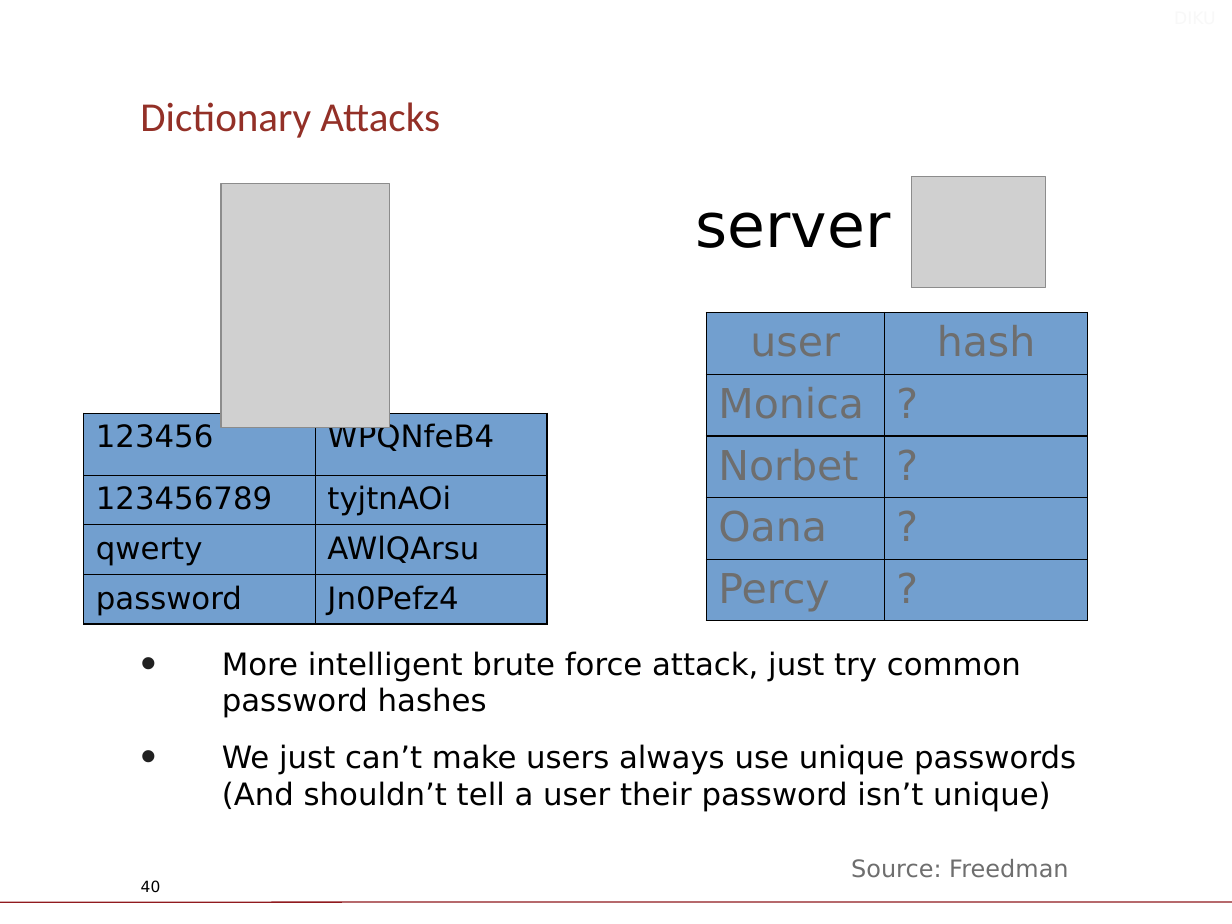
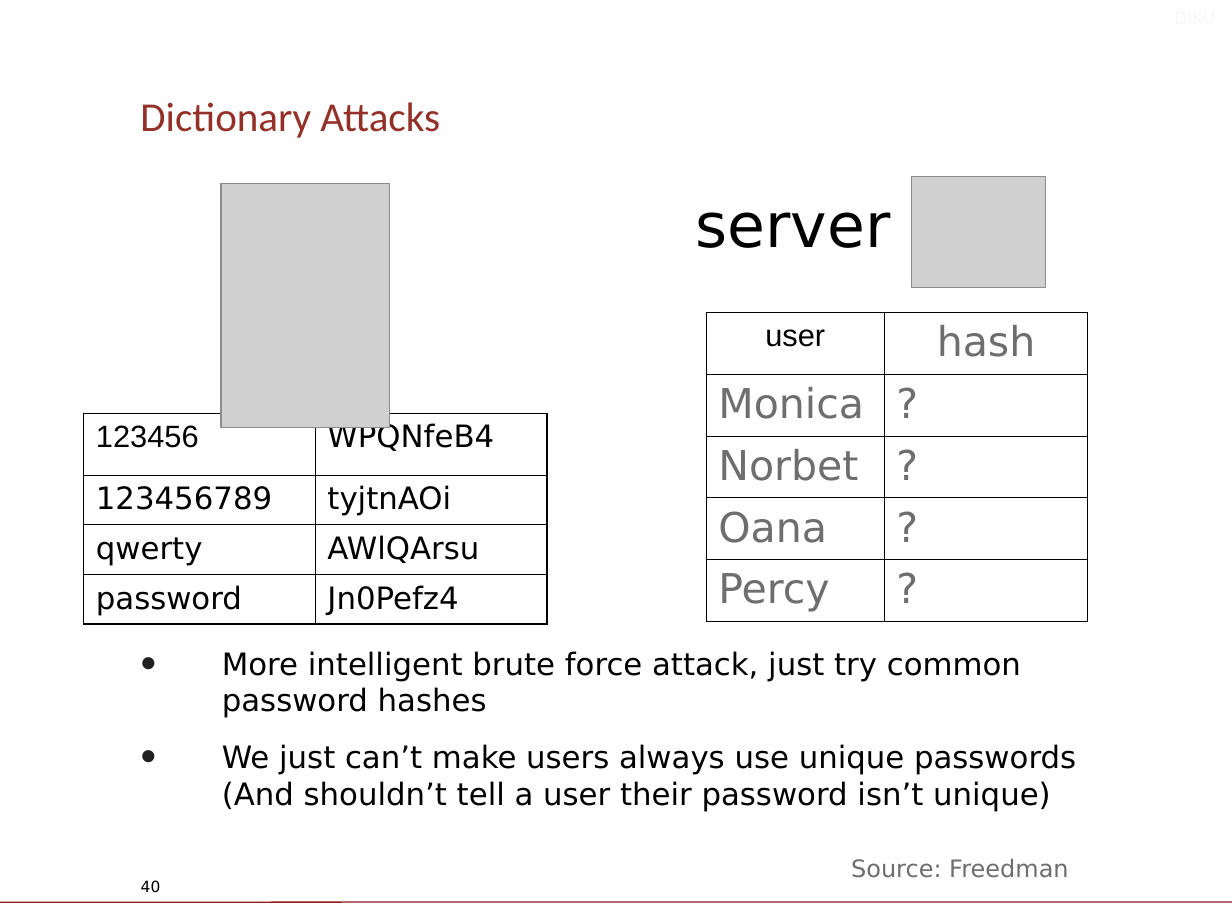
Before and after one commit to Legenden84/compSys-e2022-pub_fork, a slide deck: slide 40 of lectures/221031_non-blocking_servers_and_intro_to_security/slides.odp. Drawn at 1232x924 pixels with LibreOffice and Linux fonts; fonts in the diff are those of the drawing; grey boxes stand for pictures; background and template pictures are left out. Boxes give left, top, right and bottom in pixels: in the first picture for what was removed or moved away, otherwise in the second. Text is boxed around its words. In the diff, an @@ line names an element or a change of style, - is before the commit and + after.

```diff
--- a/lectures/221031_non-blocking_servers_and_intro_to_security/slides.odp
+++ b/lectures/221031_non-blocking_servers_and_intro_to_security/slides.odp
@@ table at (706,313,1087,616) @@
@@ fill #729FCF to #FFFFFF in 10 cells @@
@@ size 24 to 18 pt, font DejaVu Sans to Arial, text colour #6E6E6E to #000000 in "user" @@
@@ table at (84,413,547,623) @@
@@ fill #729FCF to #FFFFFF in 8 cells @@
@@ font DejaVu Sans to Arial in "123456" @@
```
Also in this commit, not shown: 8 other slides changed, 4 slides added, 1 other file.
